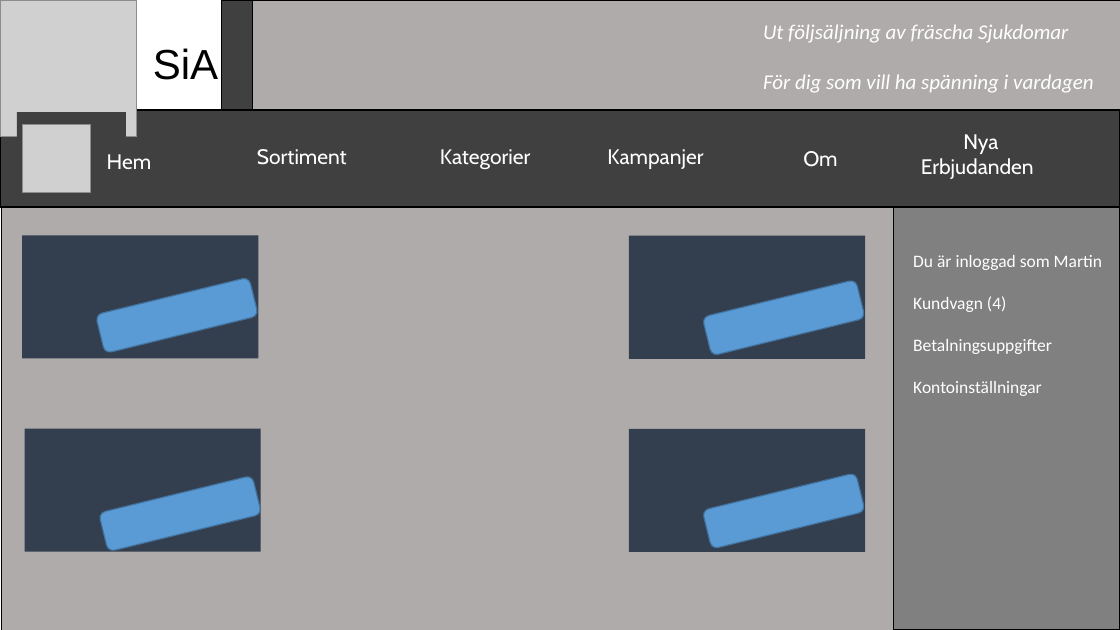
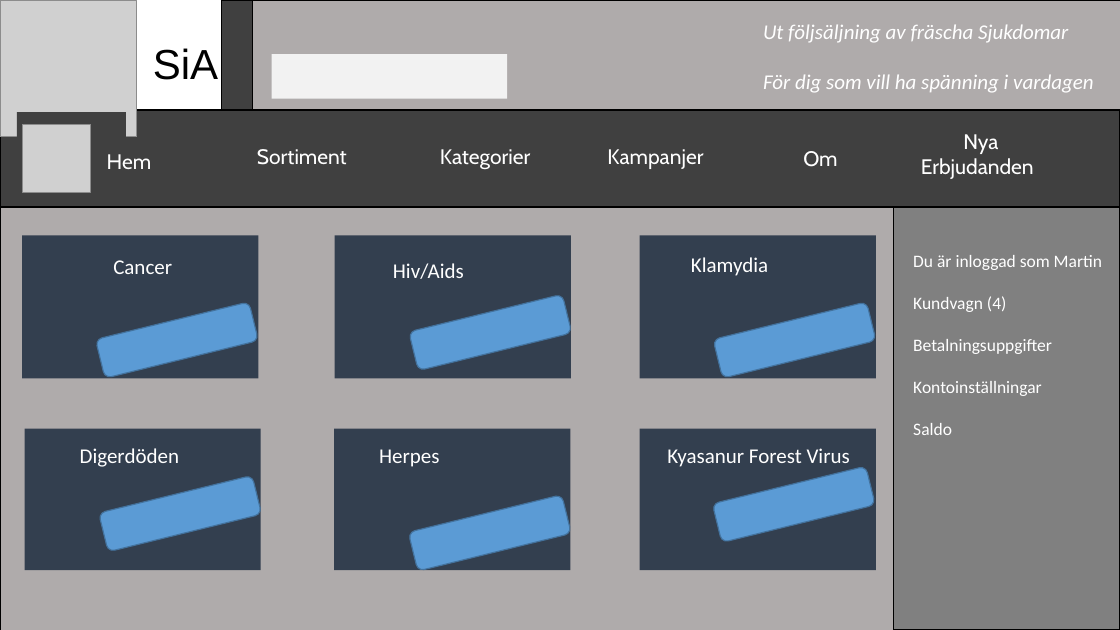
Before and after one commit to GalaxyO/Martin-R, a slide deck: slide 1 of slutprojekt/skisser och mockups/Mockup.pptx. Drawn at 1120x630 pixels with LibreOffice and Linux fonts; fonts in the diff are those of the drawing; grey boxes stand for pictures. Boxes give left, top, right and bottom in pixels: in the first picture for what was removed or moved away, otherwise in the second. Text is boxed around its words. In the diff, an @@ line names an element or a change of style, - is before the commit and + after.

```diff
--- a/slutprojekt/skisser och mockups/Mockup.pptx
+++ b/slutprojekt/skisser och mockups/Mockup.pptx
@@ rectangle added at box(272, 54, 507, 98), fill #F2F2F2 @@
@@ rectangle: place and size @@
-rectangle at box(22, 235, 258, 359)
+rectangle at box(22, 235, 258, 378)
@@ rectangle: place and size @@
-rectangle at box(629, 236, 865, 360)
+rectangle at box(334, 235, 571, 378)
@@ rectangle added at box(640, 235, 876, 378), fill #333F50 @@
@@ text added at box(113, 260, 172, 274), 18 pt, text #FFFFFF @@
+Cancer
@@ text added at box(393, 263, 464, 279), 18 pt, text #FFFFFF @@
+Hiv/Aids
@@ text added at box(691, 257, 768, 276), 18 pt, text #FFFFFF @@
+Klamydia
@@ rounded rectangle: place and size @@
-rounded rectangle at box(703, 473, 865, 549)
+rounded rectangle at box(409, 294, 572, 370)
@@ rounded rectangle: place and size @@
-rounded rectangle at box(96, 277, 259, 354)
+rounded rectangle at box(96, 302, 259, 378)
@@ rounded rectangle added at box(713, 302, 876, 378), fill #5B9BD5, outline #43739E 1 pt @@
@@ rectangle: place and size @@
-rectangle at box(24, 429, 260, 552)
+rectangle at box(24, 429, 260, 571)
@@ text added at box(80, 448, 179, 467), 18 pt, text #FFFFFF @@
+Digerdöden
@@ rectangle: place and size @@
-rectangle at box(629, 429, 865, 553)
+rectangle at box(334, 429, 571, 571)
@@ text added at box(379, 449, 439, 467), 18 pt, text #FFFFFF @@
+Herpes
@@ rectangle added at box(640, 429, 876, 571), fill #333F50 @@
@@ text added at box(667, 448, 850, 467), 18 pt, text #FFFFFF @@
+Kyasanur Forest Virus
@@ text at box(913, 423, 952, 435): paragraph added @@
+Saldo
@@ rounded rectangle added at box(713, 467, 875, 543), fill #5B9BD5, outline #43739E 1 pt @@
@@ rounded rectangle: place and size @@
-rounded rectangle at box(703, 279, 865, 355)
+rounded rectangle at box(408, 495, 571, 571)
```
Also in this commit, not shown: 2 other files.
